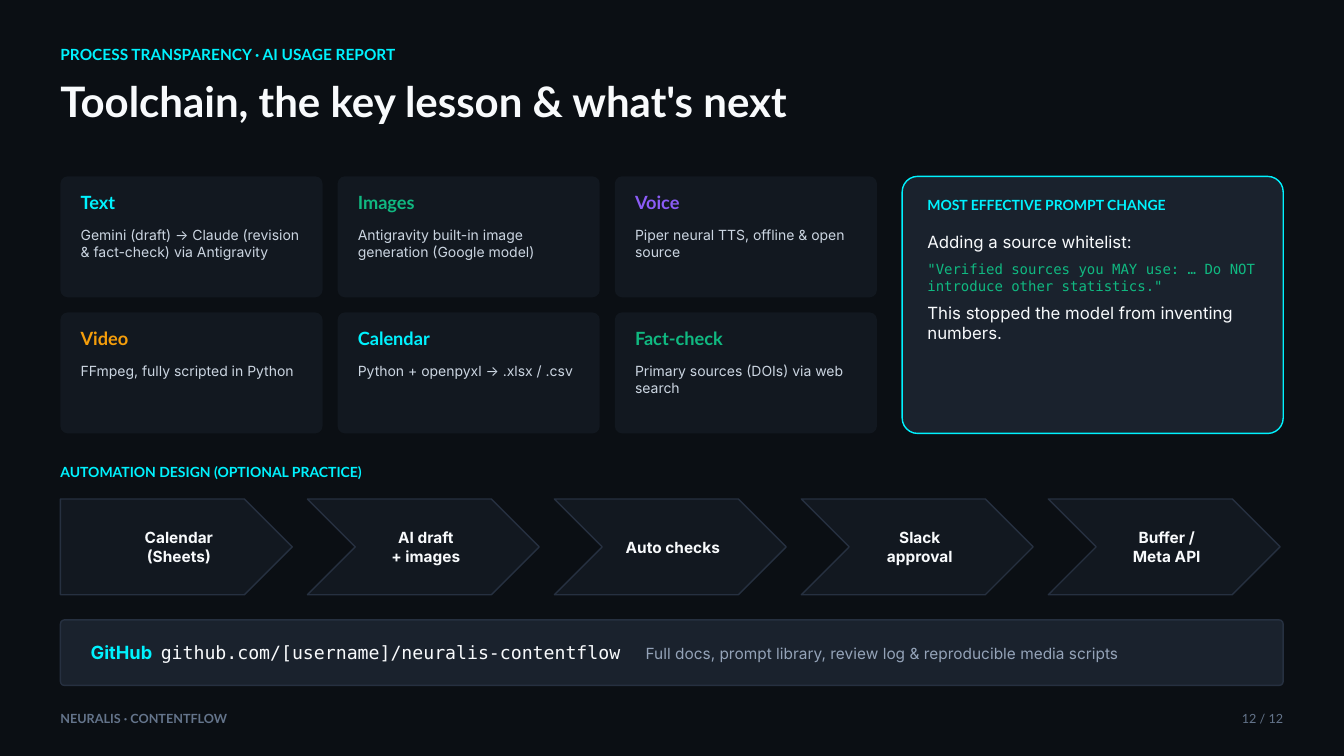
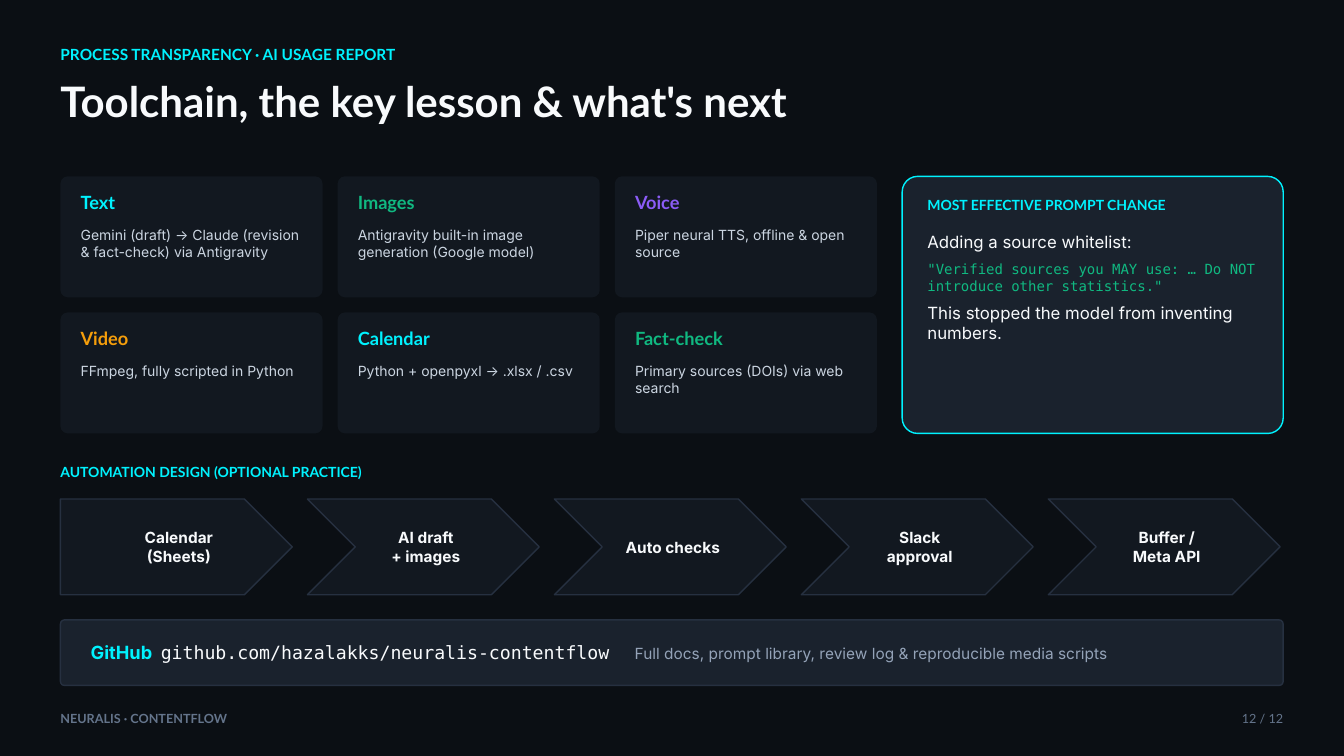
Before and after one commit to hazalakks/neuralis-contentflow, a slide deck: slide 12 of presentation/NEURALIS-CONTENTFLOW.pptx. Drawn at 1344x756 pixels with LibreOffice and Linux fonts; fonts in the diff are those of the drawing. Boxes give left, top, right and bottom in pixels: in the first picture for what was removed or moved away, otherwise in the second. Text is boxed around its words. In the diff, an @@ line names an element or a change of style, - is before the commit and + after.

Commit message:
Set GitHub username and live showcase link

```diff
--- a/presentation/NEURALIS-CONTENTFLOW.pptx
+++ b/presentation/NEURALIS-CONTENTFLOW.pptx
@@ text at (91,645,1107,663): text changed @@
-GitHub github.com/[username]/neuralis-contentflow Full docs, prompt library, review log & reproducible media scripts
+GitHub github.com/hazalakks/neuralis-contentflow Full docs, prompt library, review log & reproducible media scripts
```
Also in this commit, not shown: 3 other files.
